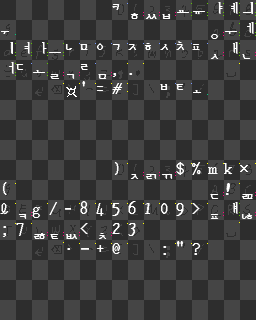
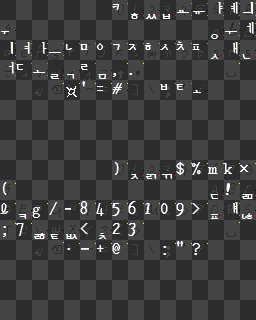
Revision of a layered 256 × 320 image; what changed, layer by layer:
painted on "GLYPH TAGS–FINAL" over [left=31, top=10, right=256, bottom=233]
painted on "GLYPH TAGS–PEAK-AUX" over [left=15, top=30, right=208, bottom=95]
painted on "GLYPH TAGS–PEAK" over [left=15, top=10, right=256, bottom=213]
